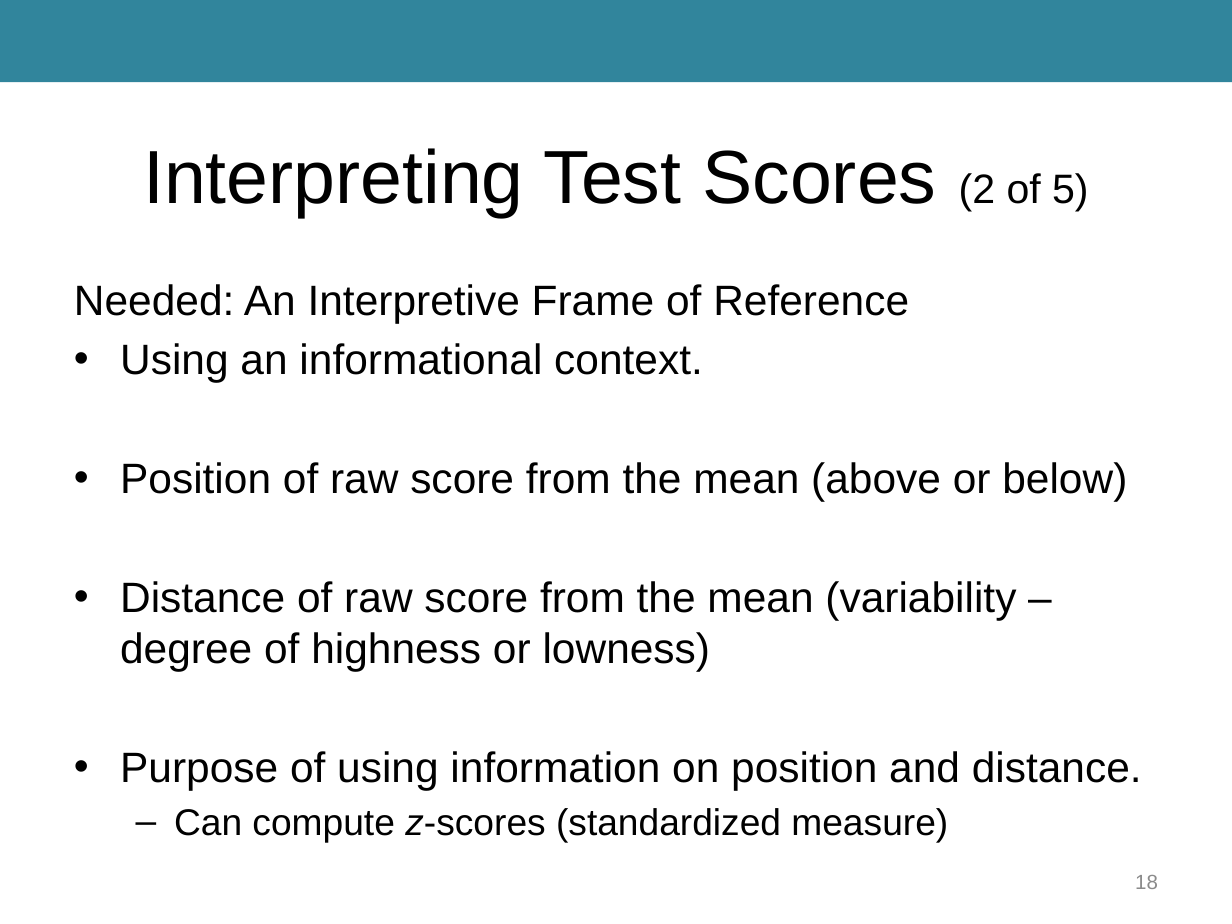
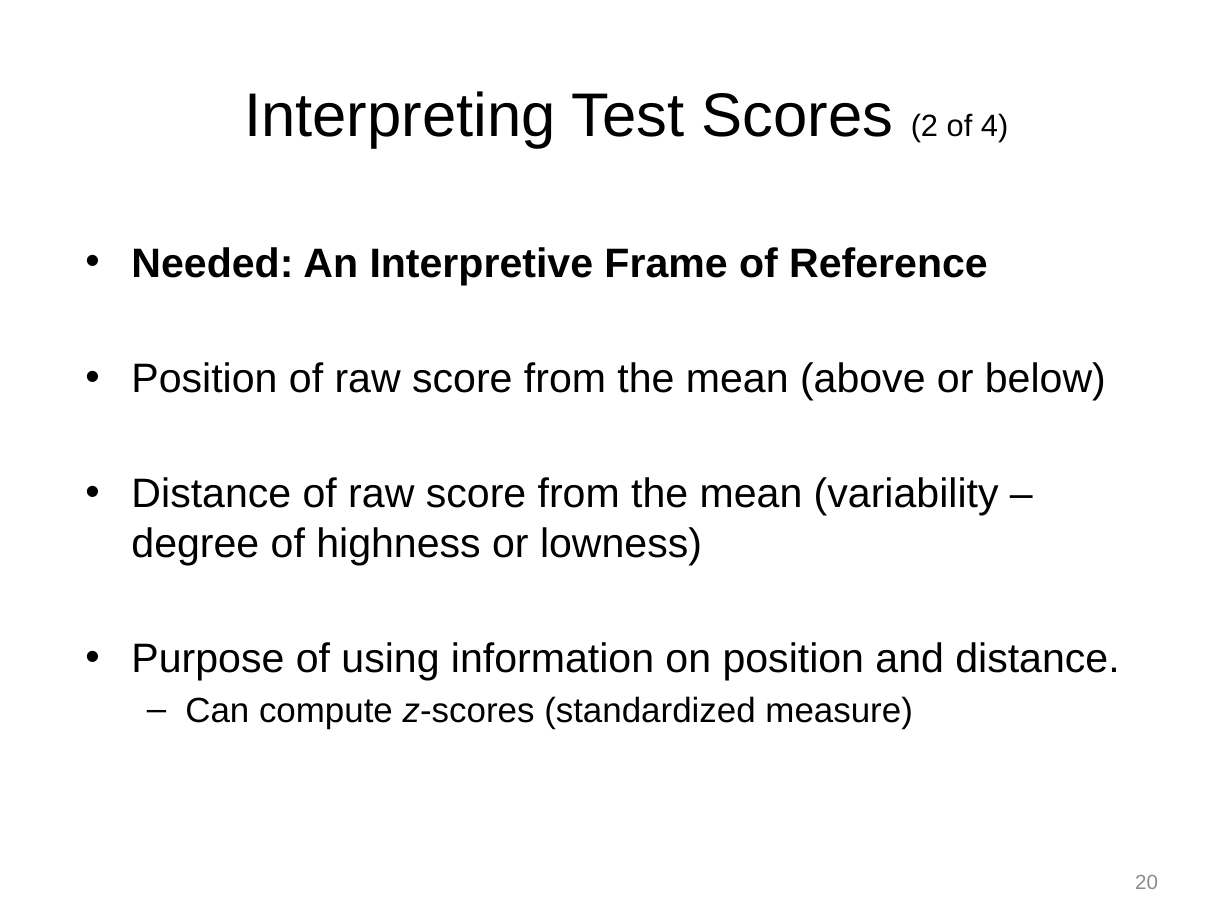
Before and after one commit to npm27/Teaching-Materials, a slide deck: slide 20 of Tests and Eval/Slides/3 Chapter 3.pptx (slide 18 before the commit). Drawn at 1232x924 pixels with LibreOffice and Linux fonts; fonts in the diff are those of the drawing. Boxes give left, top, right and bottom in pixels: in the first picture for what was removed or moved away, otherwise in the second. Text is boxed around its words. In the diff, an @@ line names an element or a change of style, - is before the commit and + after.

Commit message:
Update Tests and Measures

```diff
--- a/Tests and Eval/Slides/3 Chapter 3.pptx
+++ b/Tests and Eval/Slides/3 Chapter 3.pptx
@@ rectangle removed at <box>0,0,1232,83</box> @@
@@ title at <box>244,91,1008,147</box>: text changed; size 44 to 36 pt @@
-Interpreting Test Scores (2 of 5)
+Interpreting Test Scores (2 of 4)
@@ text "Needed: An Interpretive Frame of ...": place and size @@
-text "Needed: An Interpretive Frame of ..." at <box>74,284,1142,842</box>
+text "Needed: An Interpretive Frame of ..." at <box>131,247,1119,729</box>
@@ text "Needed: An Interpretive Frame of ..." at <box>131,247,1119,729</box>: size 24.8 to 24.1 pt in "Needed: An Interpretive Frame of Reference", "Position of raw score from the mean ...", "Distance of raw score from the mean ...", "Purpose of using information on position and ..."; bold on in "Needed: An Interpretive Frame of Reference"; size 21.7 to 20.4 pt in "Can compute z-scores (standardized measure)"; bullet none to • @@
@@ text at <box>120,343,703,383</box>: paragraph removed @@
-• Using an informational context.
@@ page number at <box>1135,875,1158,889</box>: text changed @@
-18
+20
```
Also in this commit, not shown: 22 other slides changed, 2 slides added, 1 slide removed, 9 other files.
